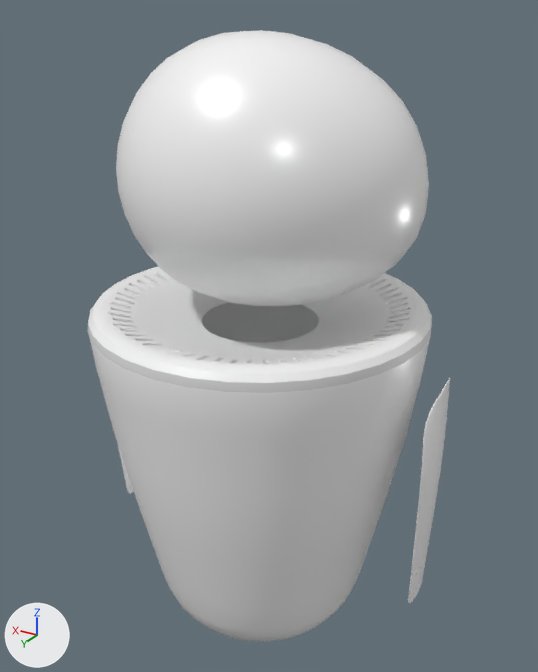
A saved change to the FBX model Assets/3D Models/EVELMagenta.fbx.
Before and after are seen from a 50 mm camera at (-2.81, 4.55, 3.7) aimed at (-0.01, -0.11, 1.37). Every picture has the same lights, and +X, +Y and +Z are marked at lower left. Where no turn or scale is listed for an object, it has been applied to the vertices.

The first picture shows 'Arms', 'Body', 'Head'.
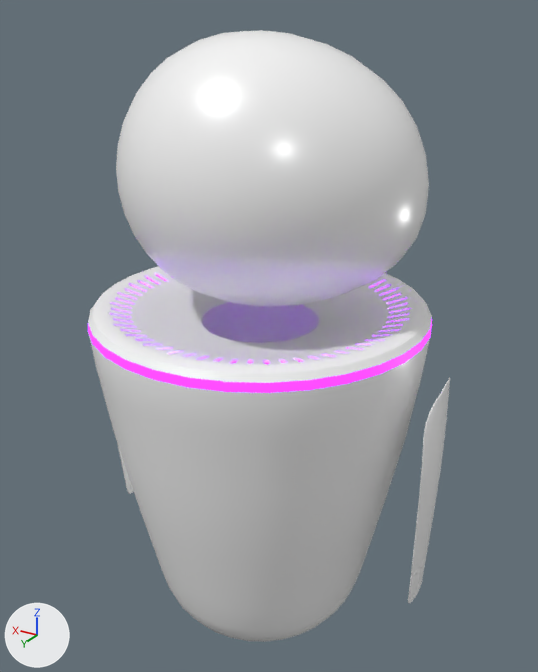
Edits to the bpy script that builds the scene:
```text
Change mat_neon:
    mat_neon.base_color: (0.8, 0.8, 0.8) -> (0.0, 0.0, 0.0)  # white #e7e7e7 -> black #000000
    add mat_neon.emission_color = (0.356, 0.0212, 1.0)  # purple #a128ff
    add mat_neon.emission_strength = 3.0
```

Changed parts and their boxes (x1, y1, x2, y2) in the pictures (538 x 672 px):
'Body', recoloured, surface changed
    both: (88, 266, 432, 397)
